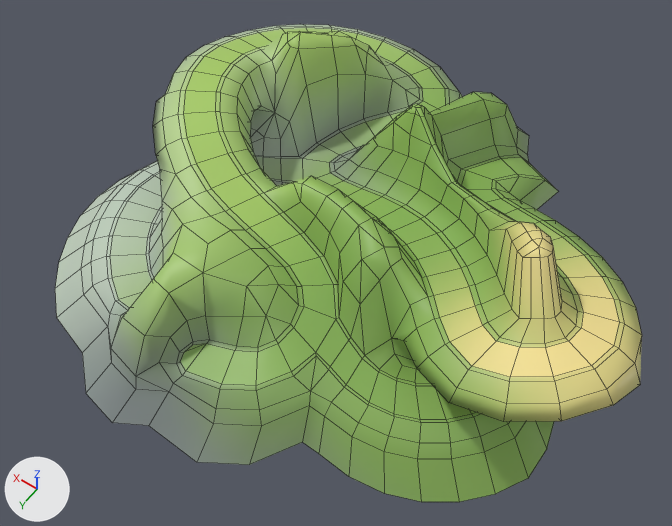
A saved change to the FBX model master/Assets/Models/model_island_05.fbx.
One viewpoint serves both versions: a camera (50 mm lens) standing at (-2.35, 3.87, 5.61) and looking at (0.13, 0.4, 0.14). Lighting does not change. The marker at lower left points along +X, +Y and +Z. Mesh edges are drawn as thin lines. Where no turn or scale is listed for an object, it has been applied to the vertices.

Before the edit, the objects in view are built like this:
```python
me_mesh = bpy.data.meshes.new('Mesh')
me_mesh.from_pydata(...)  # 857 vertices, 851 faces; spans x -2.16..2.39, y -2.21..2.21, z -0.3..1.21
me_mesh.materials.append(mat_lambert2)  # picture img_texture_island_01_jpg
ob_island_05_geo = bpy.data.objects.new('island_05_geo', me_mesh)
ob_island_05_geo.location = (0.0, 0.0, 0.0)
```
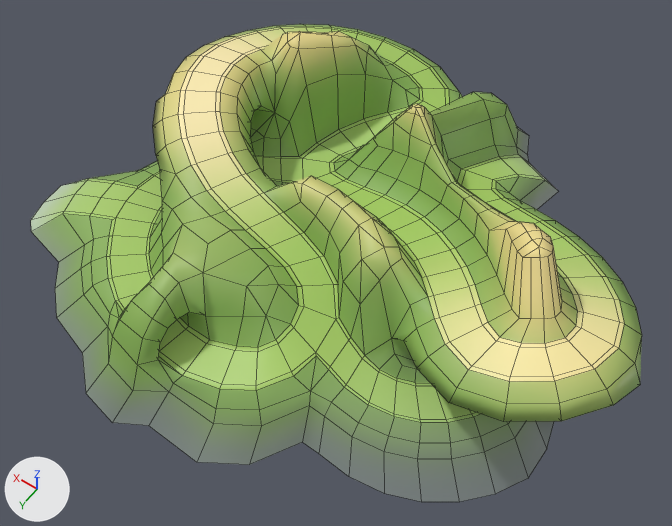
Commit message: update island base models

Boxes [x1, y1, x2, y2] around the edits, measured in the pictures (672 x 526 px):
'island_05_geo', reshaped
    before: [55, 24, 642, 502]
    after: [31, 24, 642, 502]
part 1 of me_mesh, built on
    before: [59, 170, 210, 426]
    after: [31, 170, 210, 426]
part 2 of me_mesh, surface changed
    both: [55, 24, 642, 502]

The edits, one by one:
me_mesh is used by ob_island_05_geo; location (0.0, 0.0, 0.0).
me_mesh had 857 vertices, 851 faces and spanned x -2.16..2.39, y -2.21..2.21, z -0.3..1.21.
me_mesh now has 878 vertices, 874 faces and spans x -2.16..2.68, y -2.21..2.21, z -0.3..1.21.
Part 1, on me_mesh:
22 vertices are removed from x 0.53..2.3, y 0.66..1.8, z -0.22..0.38.
44 faces are deleted.
18 vertices move from x 0.54..2.34, y 0.67..1.98, z -0.22..0.57 to x 0.66..2.62, y 0.7..2.02, z -0.22..0.61.
43 vertices are added at x 0.6..2.68, y 0.68..1.82, z -0.22..0.56.
67 new faces join them.
me_mesh part 2: 804 kept faces spanning x -2.16..2.62, y -2.21..2.21, z -0.3..1.21 get new texture (UV) coordinates.
